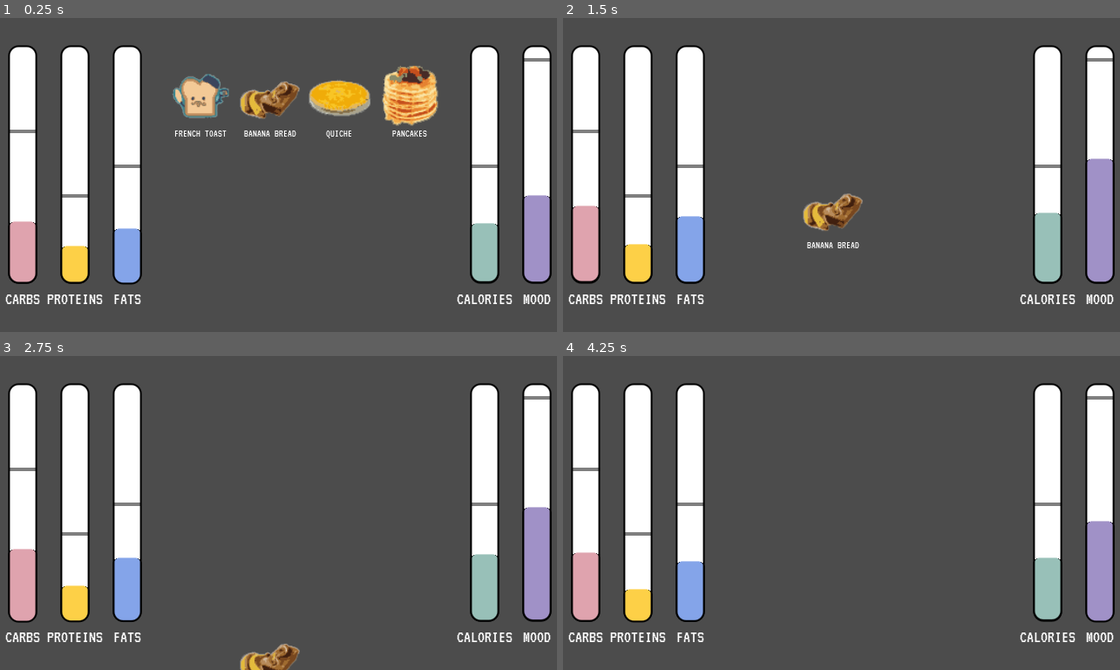
Above: before the commit, frames 1-4 (two rows, left to right).
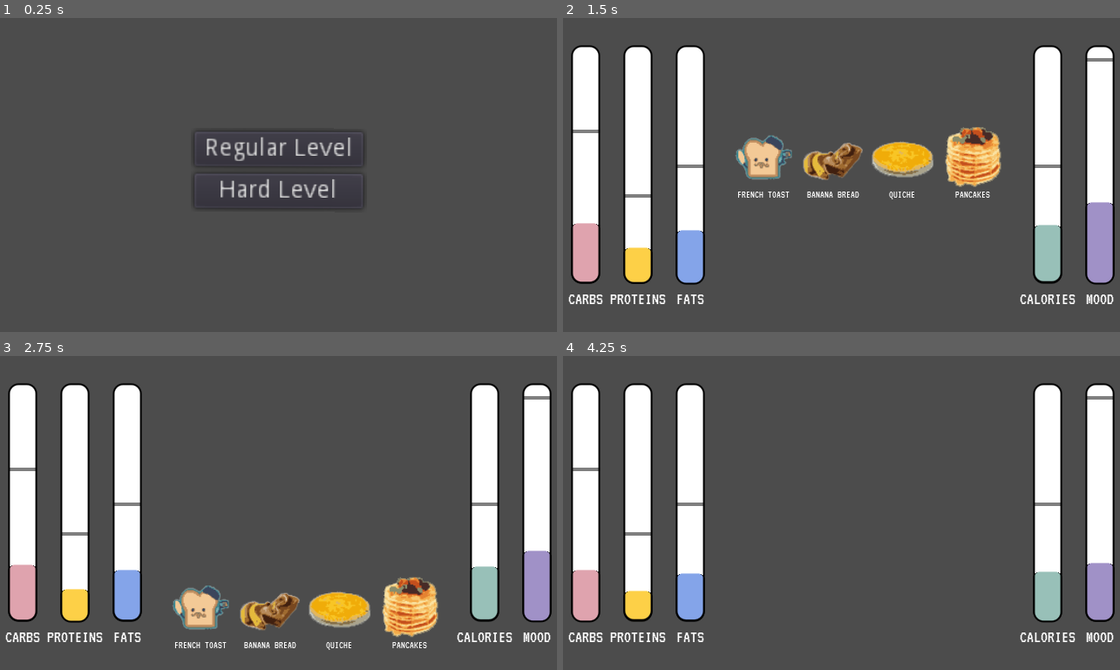
Above: after the commit, the same moments.

Repository: knightsean00/hippo
Game: Godot game, scene res://Scene/Game.tscn
The game is run twice, just before and just after one commit, with the same random seed, the same clock (stepped at 60 frames per second) and the same inputs.
Inputs (mouse positions are in pixels of both pictures, inside the frame that each line leads up to):
- Up to frame 1 (0.25 s): no input
- Up to frame 2 (1.5 s): click (841, 149) at 0.5 s, where only the run after the commit has a clickable "Regular Level"; move the mouse to (835, 184) at 1.27 s; click (835, 184) at 1.42 s
- Up to frame 3 (2.75 s): move the mouse to (167, 528) at 2.02 s; click (167, 528) at 2.17 s
- Up to frame 4 (4.25 s): move the mouse to (897, 443) at 2.77 s; click (897, 443) at 2.92 s; move the mouse to (813, 575) at 3.52 s; click (813, 575) at 3.67 s

The runs differ from the first frame. In frame 1, 27% of the frame differs, in the area x 0-100%, y 8-92%; in frame 2, 7.2%; in frame 3, 6.8%; in frame 4, 1.6%.

Commit message:
add main menu

Diff:
--- a/src/Scene/FoodSprite.tscn
+++ b/src/Scene/FoodSprite.tscn
@@ -4,7 +4,7 @@
 [ext_resource path="res://Fonts/VT323-Regular.ttf" type="DynamicFontData" id=2]
 
 [sub_resource type="RectangleShape2D" id=1]
-extents = Vector2( 31.5, 31.5 )
+extents = Vector2( 32, 32 )
 
 [sub_resource type="DynamicFont" id=2]
 size = 6
--- a/src/Scene/Game.gd
+++ b/src/Scene/Game.gd
@@ -1,10 +1,13 @@
 extends Node2D
 
-var level = preload("res://Scene/Level.tscn").instance()
+var level = preload("res://Scene/Level.tscn")
+var mainMenu = preload("res://Scene/MainMenu.tscn").instance()
 
 # Called when the node enters the scene tree for the first time.
 func _ready():
 	get_parent().call_deferred("add_child", level)
+	get_parent().call_deferred("add_child", mainMenu)
+#	get_tree().change_scene("res://Scene/MainMenu.tscn")
 
 
 # Called every frame. 'delta' is the elapsed time since the previous frame.
--- a/src/Scene/Level.gd
+++ b/src/Scene/Level.gd
@@ -68,8 +68,11 @@
 
 var testSprite = preload("res://Scene/FoodSprite.tscn").instance()
 var testRow = preload("res://Scene/FoodRow.tscn").instance()
+var forbiddenFoods = []
 
 signal ROW_CLICKED
+func init(forbidden):
+	forbiddenFoods = forbidden
 
 # Called when the node enters the scene tree for the first time.
 func _ready():
--- a/src/Scene/MainMenu.gd
+++ b/src/Scene/MainMenu.gd
@@ -9,14 +9,20 @@
 
 # Called when the node enters the scene tree for the first time.
 func _on_RegularLevel_pressed():
+	print('hi')
+	var game = load("res://Scene/Level.tscn").instance()
 	foods = []
 	# is this right?
-	var game = load("res://Scene/Game.tscn").instance().init(foods)
-	get_tree().change_scene("res://Scene/Game.tscn")
+	game.init(foods)
+	self.hide()
+	get_tree().change_scene("res://Scene/Level.tscn")
 
 
 func _on_HardLevel_pressed():
 	# TODO ADD FOODS
 	foods = ['Cheeseburger']
-	var game = load("res://Scene/Game.tscn").instance().init(foods)
-	get_tree().change_scene("res://Scene/Game.tscn")
+	var game = load("res://Scene/Level.tscn").instance()
+	game.init(foods)
+
+	self.hide()
+	get_tree().change_scene("res://Scene/Level.tscn")
